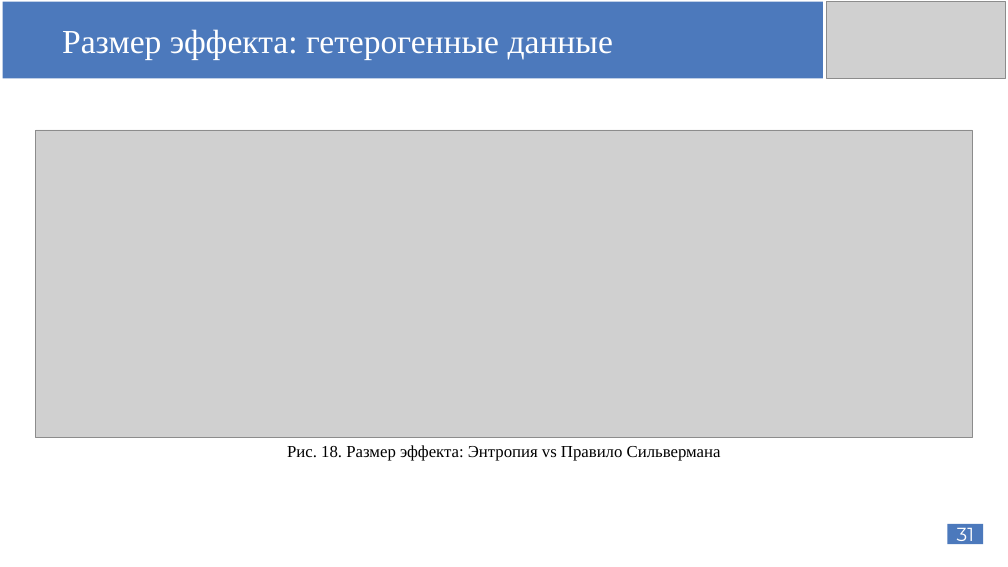
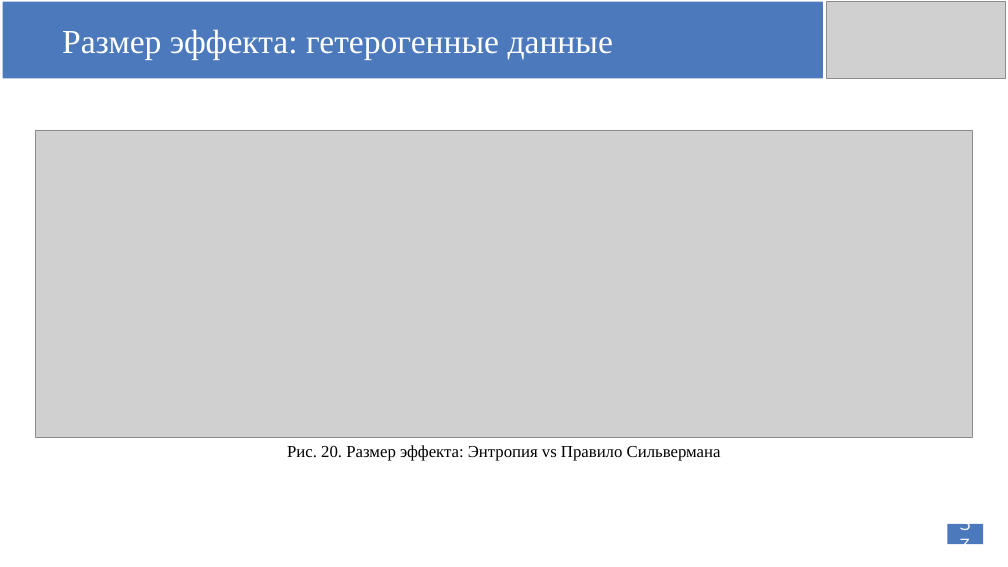
Before and after one commit to AnfimovAleksandr/mag_diploma, a slide deck: slide 33 of Защита диплома/Anfimov_diplom_shablon.pptx (slide 31 before the commit). Drawn at 1008x567 pixels with LibreOffice and Linux fonts; fonts in the diff are those of the drawing; grey boxes stand for pictures. Boxes give left, top, right and bottom in pixels: in the first picture for what was removed or moved away, otherwise in the second. Text is boxed around its words. In the diff, an @@ line names an element or a change of style, - is before the commit and + after.

```diff
--- a/Защита диплома/Anfimov_diplom_shablon.pptx
+++ b/Защита диплома/Anfimov_diplom_shablon.pptx
@@ text at [287,445,721,461]: text changed @@
-Рис. 18. Размер эффекта: Энтропия vs Правило Сильвермана
+Рис. 20. Размер эффекта: Энтропия vs Правило Сильвермана
@@ page number at [957,523,974,547]: text changed @@
-31
+33
```
Also in this commit, not shown: 4 other slides changed, 2 slides added, 35 other files.
